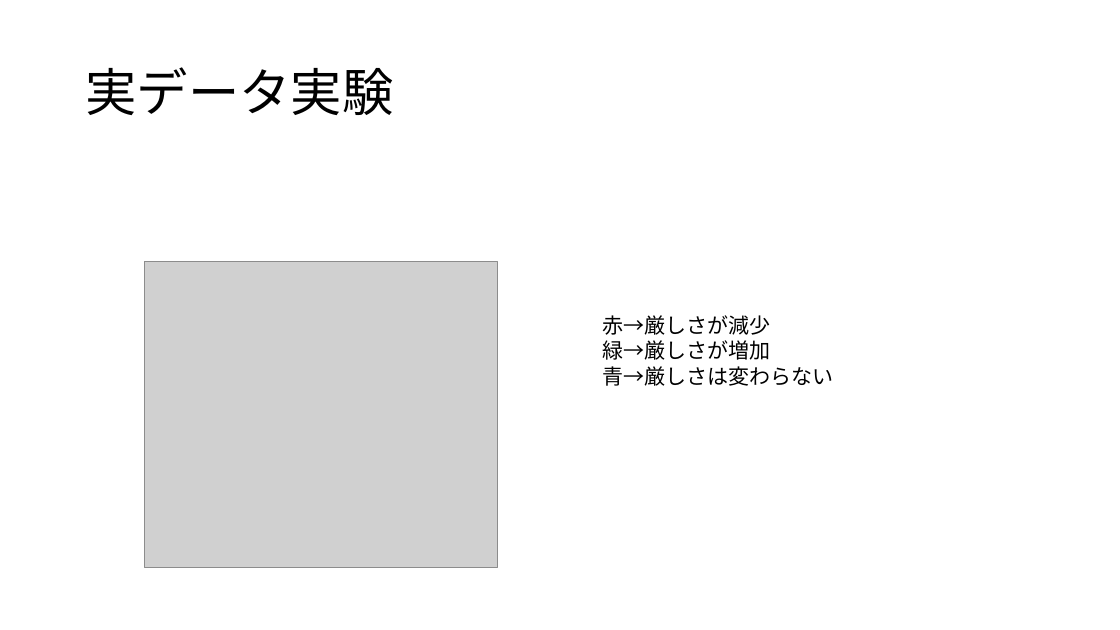
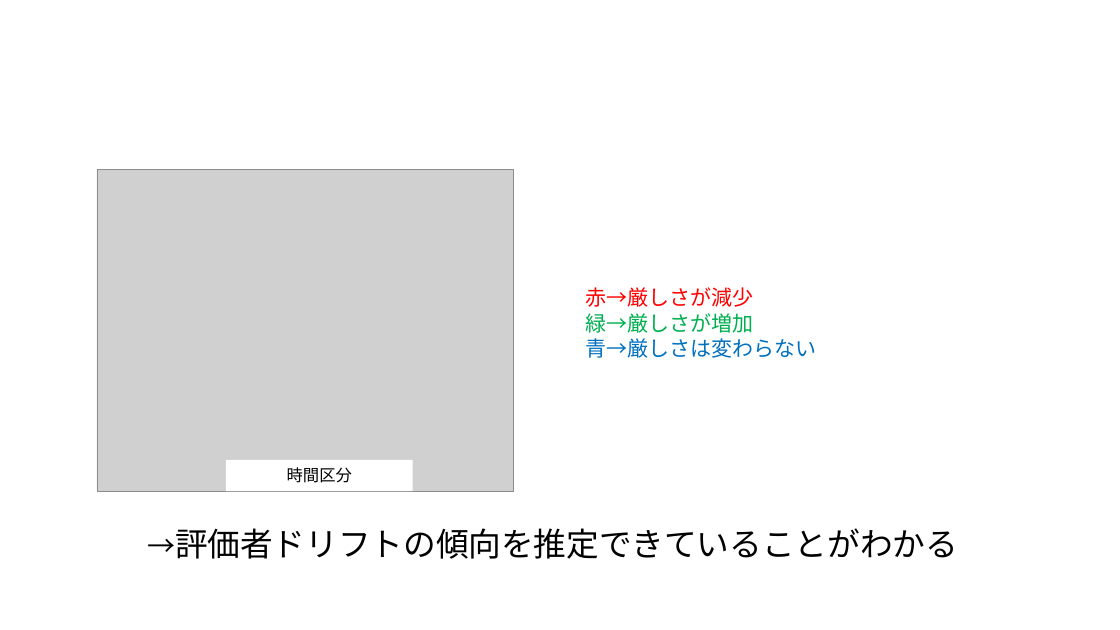
Before and after one commit to Mayu925/lab, a slide deck: slide 13 of chukan/発表スライド.pptx (slide 11 before the commit). Drawn at 1120x630 pixels with LibreOffice and Linux fonts; fonts in the diff are those of the drawing; grey boxes stand for pictures. Boxes give left, top, right and bottom in pixels: in the first picture for what was removed or moved away, otherwise in the second. Text is boxed around its words. In the diff, an @@ line names an element or a change of style, - is before the commit and + after.

```diff
--- a/chukan/発表スライド.pptx
+++ b/chukan/発表スライド.pptx
@@ title removed at (85,67,393,115) @@
-実データ実験
@@ picture: place and size @@
-picture at (145,261,497,568)
+picture at (97,170,513,491)
@@ text "赤→厳しさが減少": place and size @@
-text "赤→厳しさが減少" at (603,315,834,386)
+text "赤→厳しさが減少" at (585,287,816,358)
@@ text "赤→厳しさが減少" at (585,287,816,358): font Noto Sans CJK JP to Calibri; text colour #000000 to #FF0000 in "赤→厳しさが減少"; text colour #000000 to #00B050 in "緑→厳しさが増加"; text colour #000000 to #0070C0 in "青→厳しさは変わらない" @@
@@ rectangle added at (226,460,413,491), fill #FFFFFF, 14 pt, text #000000 @@
+時間区分
@@ text added at (175,528,958,559), 28 pt, text #000000 @@
+→評価者ドリフトの傾向を推定できていることがわかる
```
Also in this commit, not shown: 7 other slides changed, 16 slides added, 4 slides removed, 2 other files.
